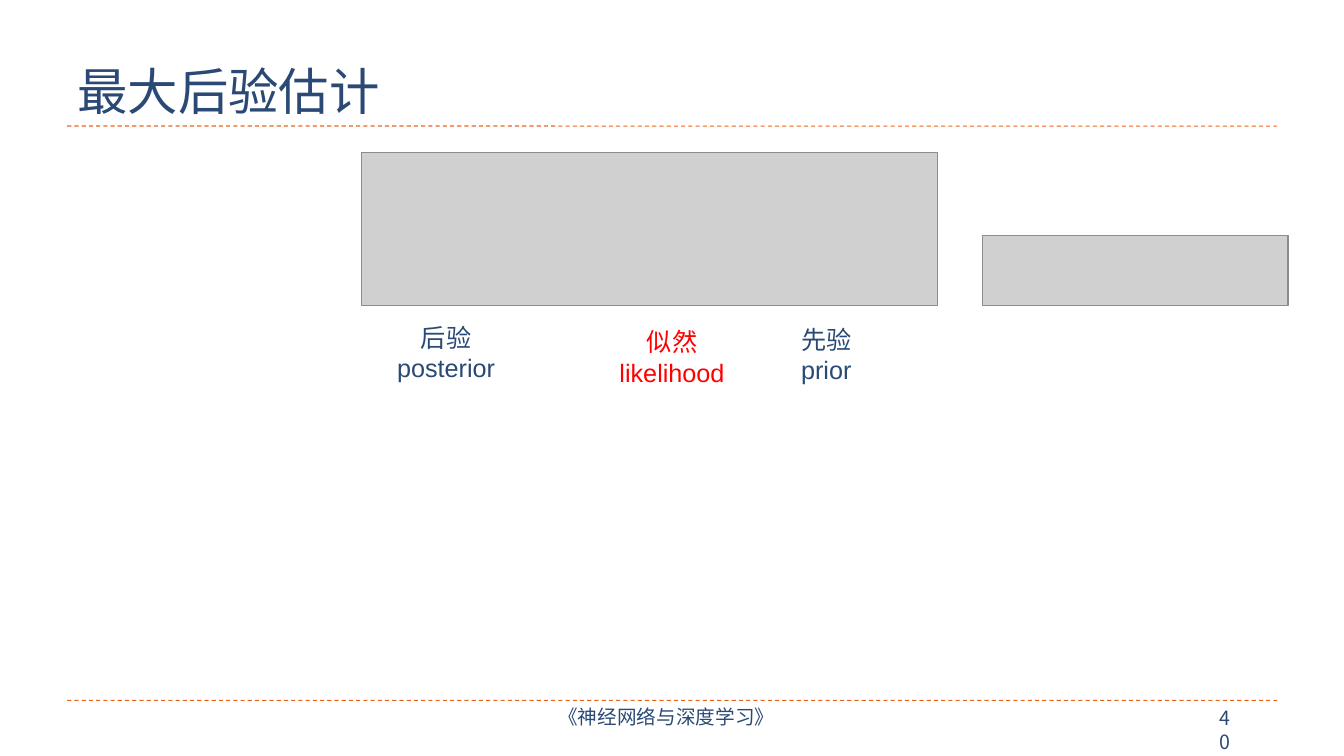
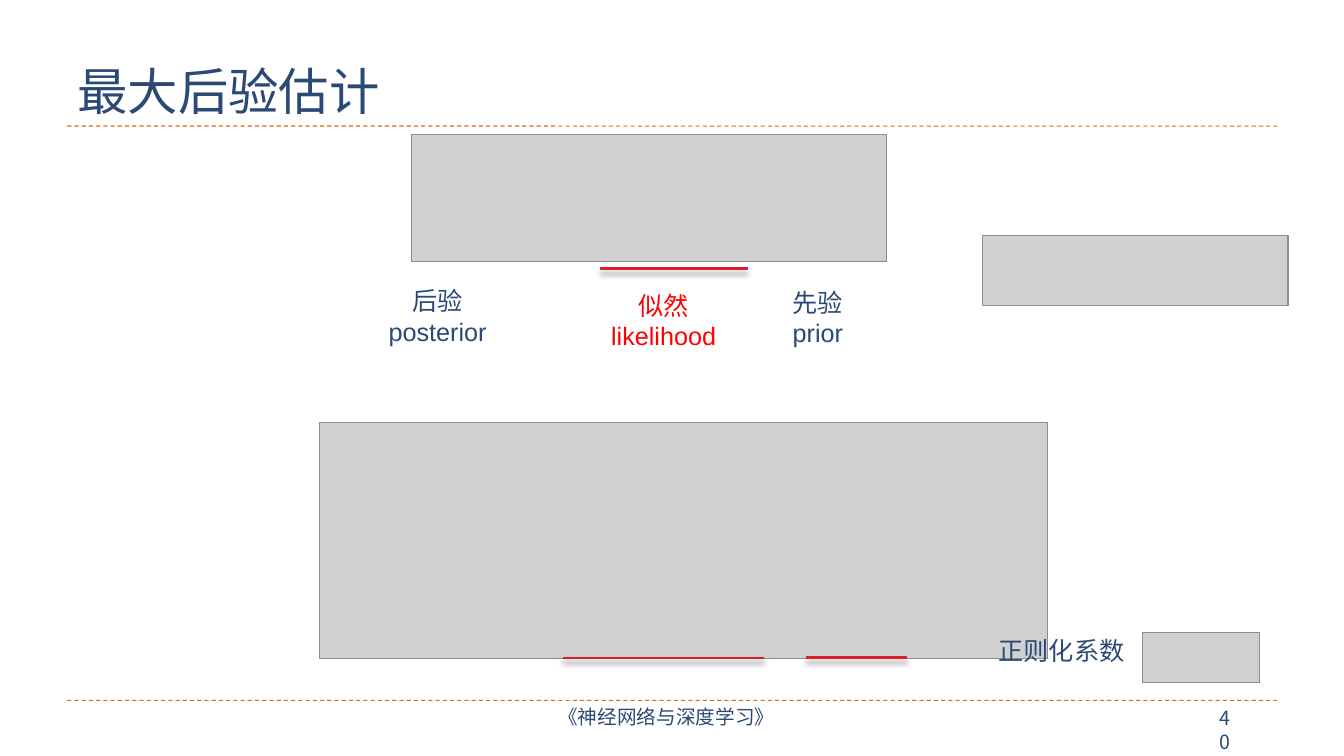
Before and after one commit to nndl/nndl.github.io, a slide deck: slide 40 of ppt/chap-机器学习概述.pptx. Drawn at 1344x756 pixels with LibreOffice and Linux fonts; fonts in the diff are those of the drawing; grey boxes stand for pictures. Boxes give left, top, right and bottom in pixels: in the first picture for what was removed or moved away, otherwise in the second. Text is boxed around its words. In the diff, an @@ line names an element or a change of style, - is before the commit and + after.

```diff
--- a/ppt/chap-机器学习概述.pptx
+++ b/ppt/chap-机器学习概述.pptx
@@ picture: place and size @@
-picture at box(361, 152, 937, 306)
+picture at box(411, 134, 886, 261)
@@ line added from (601, 269) to (748, 269), #DA1F28 2 pt @@
@@ text "后验": place and size @@
-text "后验" at box(397, 326, 495, 383)
+text "后验" at box(389, 289, 487, 346)
@@ text "似然": place and size @@
-text "似然" at box(619, 329, 724, 383)
+text "似然" at box(611, 293, 716, 346)
@@ text "先验": place and size @@
-text "先验" at box(801, 328, 851, 385)
+text "先验" at box(793, 291, 843, 348)
@@ picture added at box(320, 422, 1049, 657) @@
@@ line added from (563, 658) to (764, 658), #DA1F28 2 pt @@
@@ line added from (807, 657) to (907, 657), #DA1F28 2 pt @@
@@ text added at box(999, 634, 1125, 666), 18 pt, text #2A4A75 @@
+正则化系数
@@ picture added at box(1142, 632, 1260, 682) @@
```
Also in this commit, not shown: 5 other slides changed, 4 slides added, 2 slides removed.
